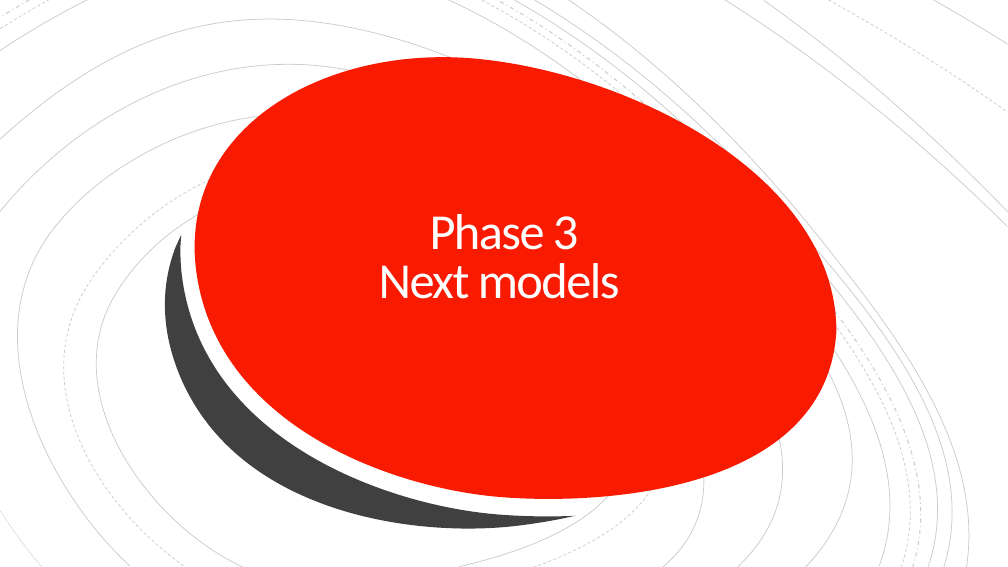
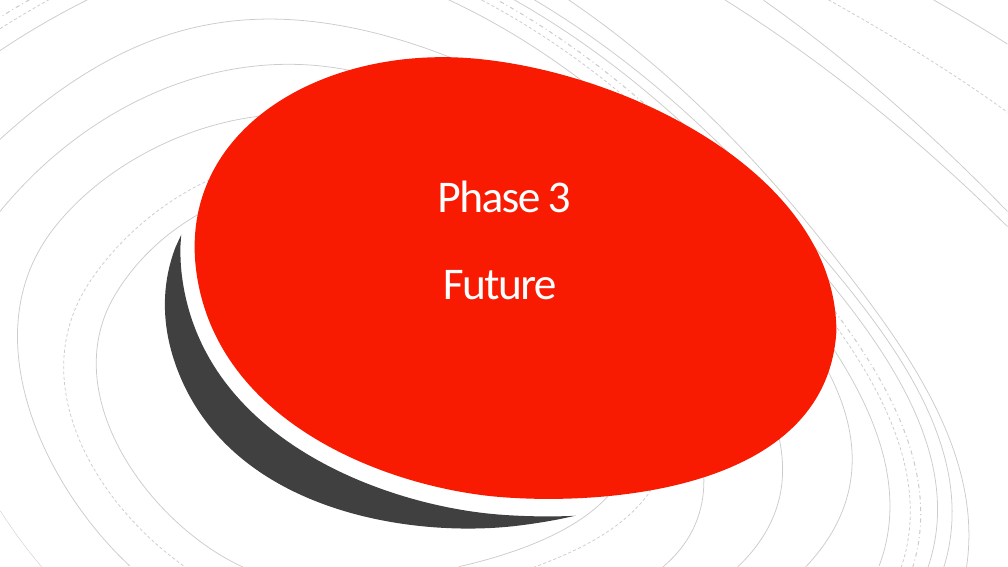
Before and after one commit to adamk6/codingDojoFinalProject, a slide deck: slide 14 of Coding Dojo - Final Project - Adam Kolodny.pptx. Drawn at 1008x567 pixels with LibreOffice and Linux fonts; fonts in the diff are those of the drawing. Boxes give left, top, right and bottom in pixels: in the first picture for what was removed or moved away, otherwise in the second. Text is boxed around its words. In the diff, an @@ line names an element or a change of style, - is before the commit and + after.

```diff
--- a/Coding Dojo - Final Project - Adam Kolodny.pptx
+++ b/Coding Dojo - Final Project - Adam Kolodny.pptx
@@ title at [437, 180, 571, 300]: text changed; size 48 to 43.2 pt @@
-Phase 3
-Next models
+Phase 3
+Future
```
Also in this commit, not shown: 4 other slides changed.
